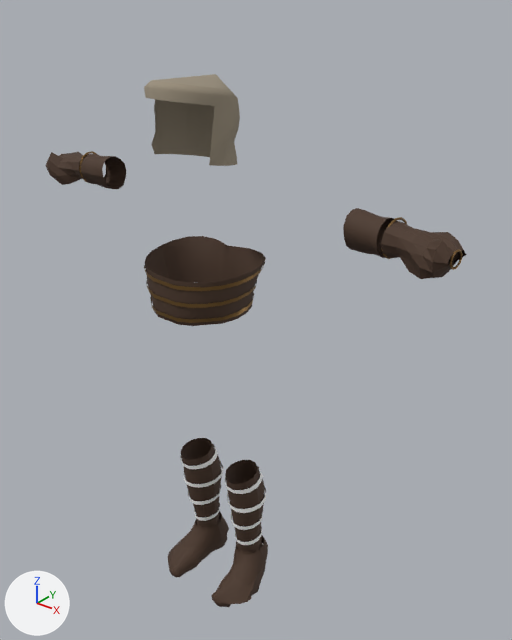
Two versions of the glTF model src/assets/loot/carriers-witch.glb, one commit apart.
Camera for both pictures: a 50 mm camera at (1.356, -1.45, 2.025) aimed at (0.082, 0.141, 1.038). Lighting does not change. The marker at lower left points along +X, +Y and +Z. The first picture is the older version. Where no turn or scale is listed for an object, it has been applied to the vertices.

In view in the first picture: 'witch.Arms.Leather', 'witch.Body.Antique brass', 'witch.Body.Leather', 'witch.Boots.Leather', 'witch.Greaves.Leather', 'witch.Greaves.Wrap', 'witch.Helmet.Gambeson', '~kit.Gloves.Leather' and 1 more.
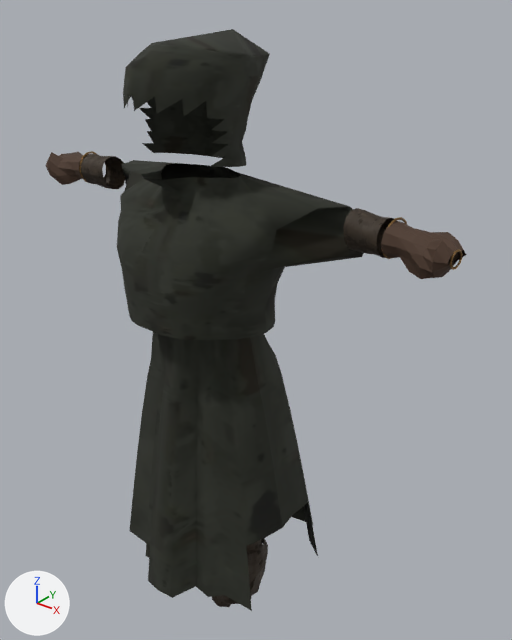
What changed in the scene script:
```text
Add img_image_10:
    img_image_10 = load_image('Image_10', '_unpacked/Image_10', 256, 256, 'Non-Color')
Add img_image_9:
    img_image_9 = load_image('Image_9', '_unpacked/Image_9', 512, 512, 'sRGB')
Add mat_witchcloth:
    mat_witchcloth = bpy.data.materials.new('WitchCloth')
    # uses the picture img_image_10
    # uses the picture img_image_9
Change me_mesh_8:
    where me_mesh_8.from_pydata(...)  # 224 vertices, 224 faces; spans x -0.171..0.171, y -0.024..0.139, z 0.176..0.472
    remove me_mesh_8.materials.append(mat_wrap)  # white #ffffff
    add me_mesh_8.materials.append(mat_witchcloth)
Add me_mesh_5_1:
    me_mesh_5_1.from_pydata(...)  # 476 vertices, 841 faces; spans x -0.481..0.484, y -0.241..0.292, z 1.058..1.869
    me_mesh_5_1.materials.append(mat_witchcloth)
Add me_mesh_3_1:
    me_mesh_3_1.from_pydata(...)  # 212 vertices, 360 faces; spans x -0.333..0.337, y -0.282..0.325, z 0.136..1.109
    me_mesh_3_1.materials.append(mat_witchcloth)
Remove ob_witch_helmet_gambeson:
    ob_witch_helmet_gambeson = bpy.data.objects.new('witch.Helmet.Gambeson', me_mesh_7)
    ob_witch_helmet_gambeson.location = (0.0, 0.0, 0.025)
Add ob_witch_helmet_witchcloth:
    ob_witch_helmet_witchcloth = bpy.data.objects.new('witch.Helmet.WitchCloth', me_mesh_5_1)
    ob_witch_helmet_witchcloth.location = (0.0, 0.0, 0.025)
Add ob_witch_body_witchcloth:
    ob_witch_body_witchcloth = bpy.data.objects.new('witch.Body.WitchCloth', me_mesh_3_1)
    ob_witch_body_witchcloth.location = (0.0, 0.0, 0.025)
```

Location of each change, (x1, y1, x2, y2) in pixels of the pictures (512 x 640 px):
'witch.Helmet.WitchCloth', added
    after: (117, 29, 364, 340)
'witch.Body.WitchCloth', added
    after: (129, 332, 318, 611)
'witch.Helmet.Gambeson', deleted (brown)
    before: (144, 74, 240, 166)
'witch.Greaves.Wrap', recoloured
    both: (180, 444, 266, 545)
'witch.Body.Leather', unchanged, covered by the edit
    before: (145, 236, 266, 326)
'witch.Greaves.Leather', unchanged, covered by the edit
    before: (181, 438, 265, 551)
    after: (246, 539, 262, 551)
'witch.Boots.Leather', unchanged, covered by the edit
    before: (168, 511, 268, 607)
    after: (212, 538, 268, 607)
